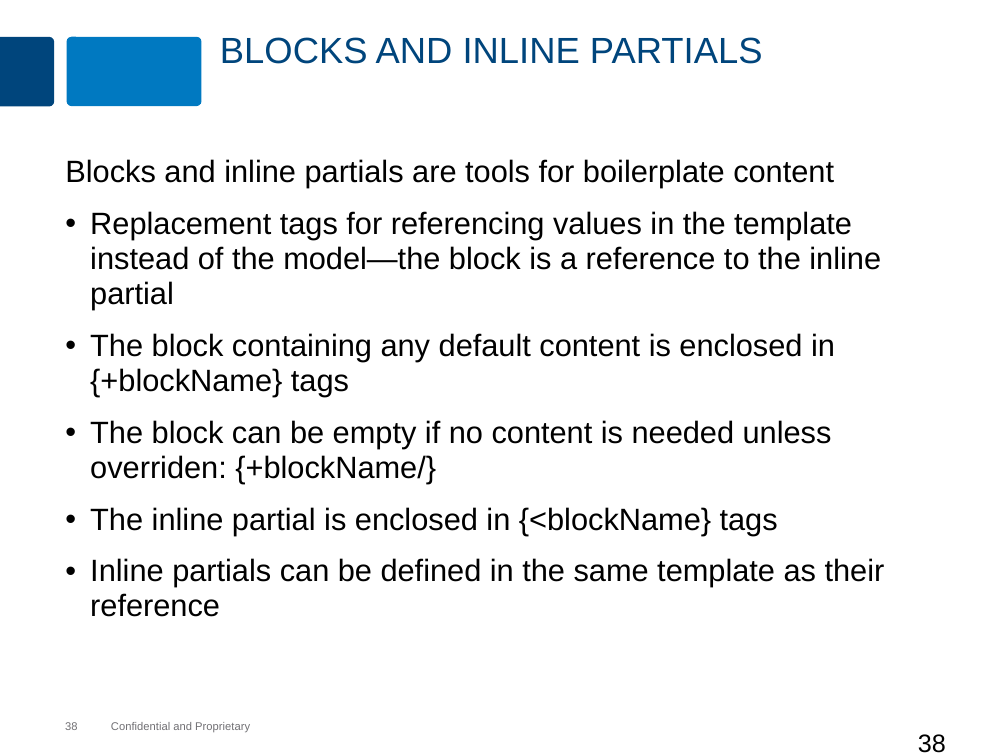
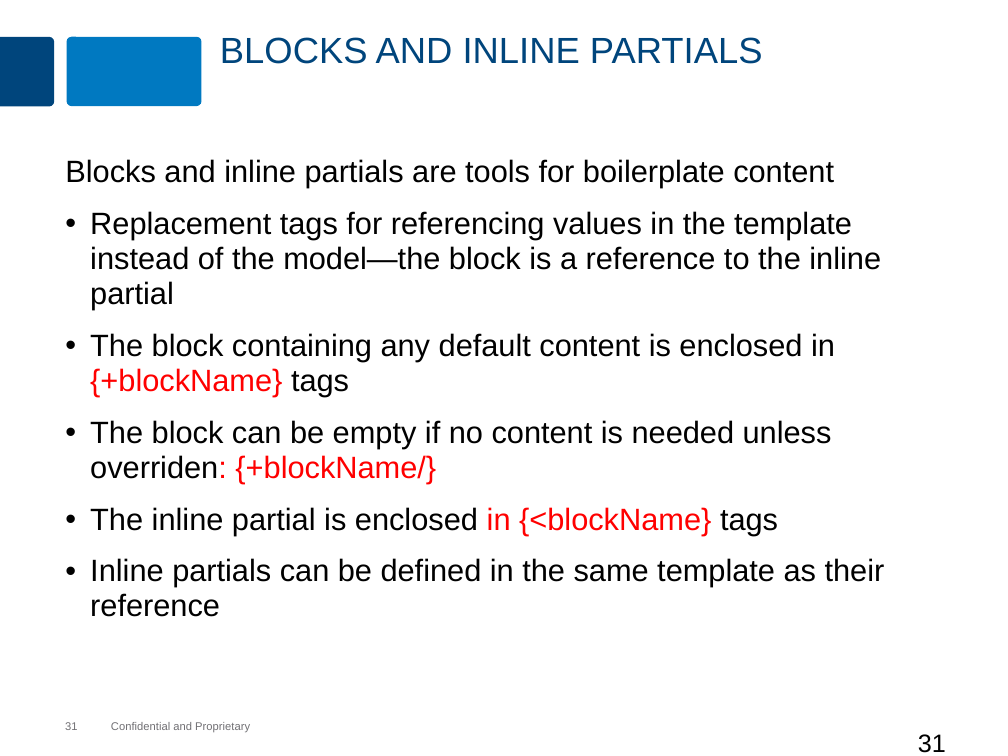
Before and after one commit to MaxMillington/nodePractice, a slide deck: slide 31 of node/lesson-83-dustjs/dustjs.pptx (slide 38 before the commit). Drawn at 1008x756 pixels with LibreOffice and Linux fonts; fonts in the diff are those of the drawing; background and template pictures are left out. Boxes give left, top, right and bottom in pixels: in the first picture for what was removed or moved away, otherwise in the second. Text is boxed around its words. In the diff, an @@ line names an element or a change of style, - is before the commit and + after.

```diff
--- a/node/lesson-83-dustjs/dustjs.pptx
+++ b/node/lesson-83-dustjs/dustjs.pptx
@@ text at (90, 333, 835, 535): text colour #000000 to #FF0000 in "{+blockName}", "overriden: {+blockName/}", "in {<blockName}" @@
@@ page number at (65, 722, 77, 730): text changed @@
-38
+31
@@ page number at (918, 734, 946, 753): text changed @@
-38
+31
```
Also in this commit, not shown: 10 other slides changed, 2 slides added, 16 slides removed, 4 other files.
